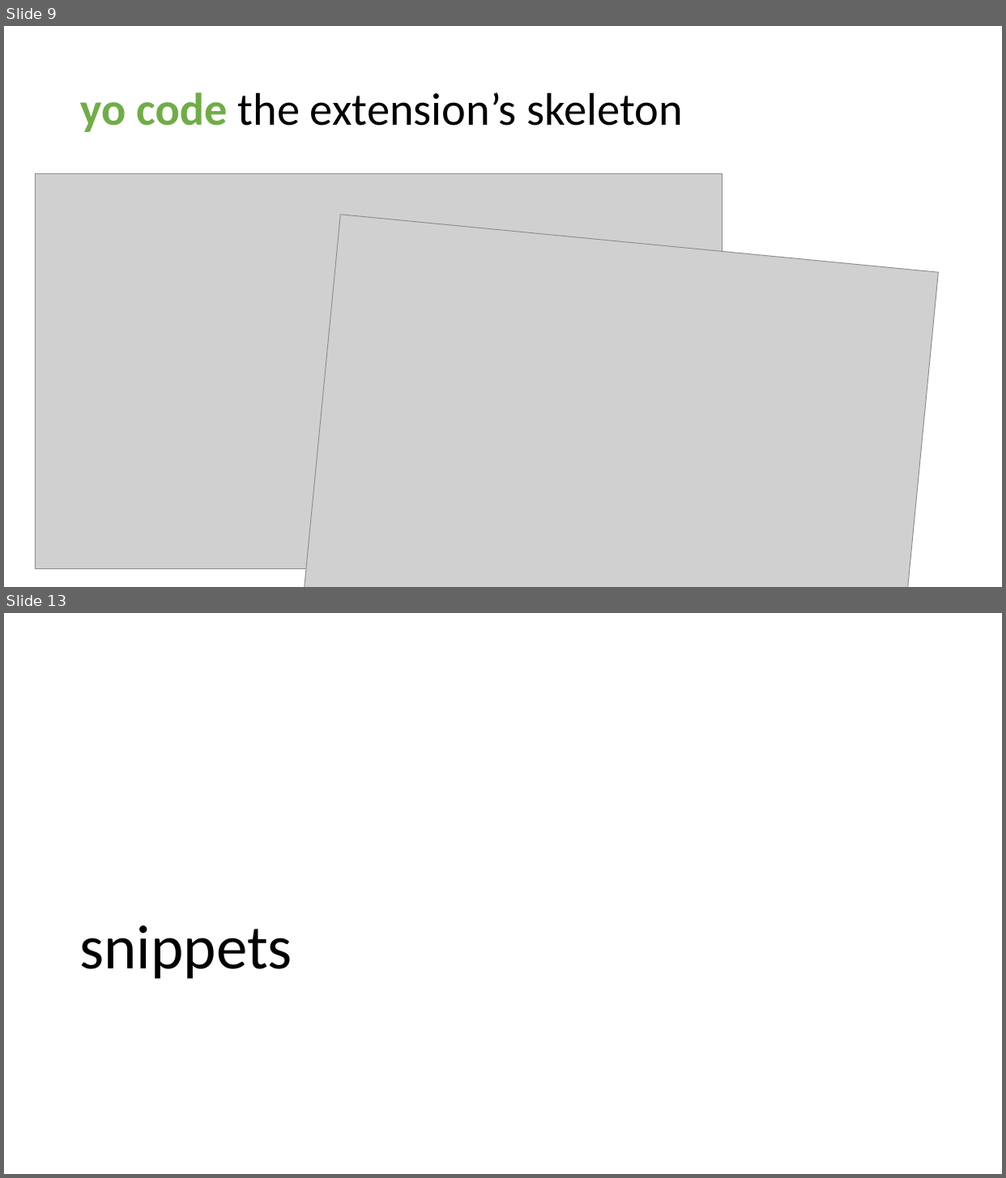
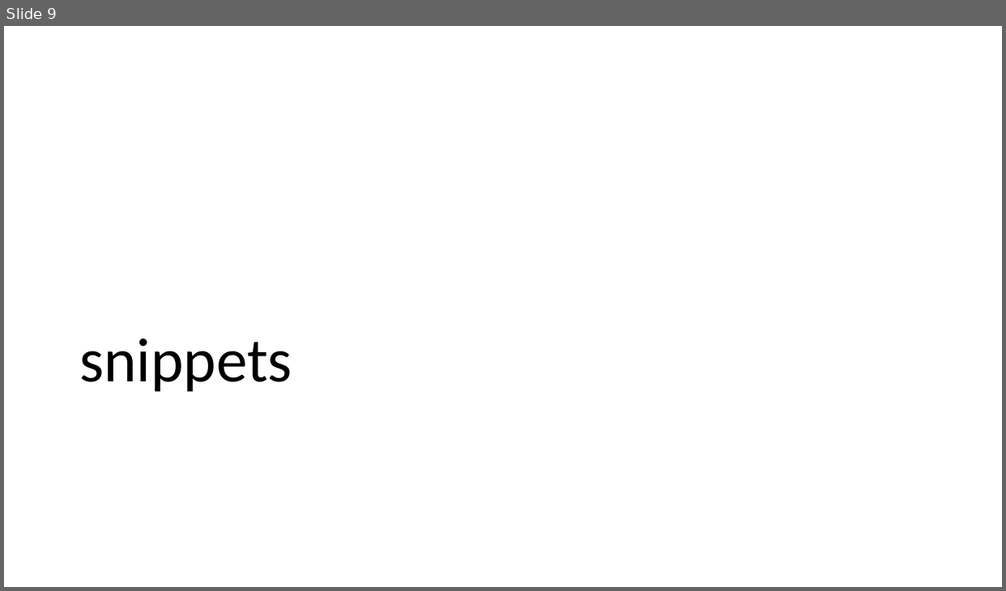
Before and after one commit to bradygaster-zz/extending-vscode-talk, a slide deck: extending-vs-code.pptx. Shown one above the other, each under a label of ours: slides 9 and 13 before the commit, slide 9 after it; the slides between them are not shown. The pictures are 1006x1178 and 1006x591 pixels, drawn with LibreOffice and Linux fonts; fonts in the diff are those of the drawing; grey boxes stand for pictures. Boxes give left, top, right and bottom in pixels: in the first picture for what was removed or moved away, otherwise in the second. Text is boxed around its words. In the diff, an @@ line names an element or a change of style, - is before the commit and + after.

```diff
--- a/extending-vs-code.pptx
+++ b/extending-vs-code.pptx
@@ slide 9 removed at <box>4,26,1002,587</box>, background #FFFFFF @@
@@ title removed at <box>80,92,684,132</box> @@
-yo code the extension’s skeleton
@@ picture removed at <box>36,173,722,569</box> @@
@@ picture removed at <box>295,215,939,587</box> @@
@@ what was slide 13 is now slide 9 @@
```
Also in this commit, not shown: 2 slides changed, 2 slides added, 7 other slides removed.
